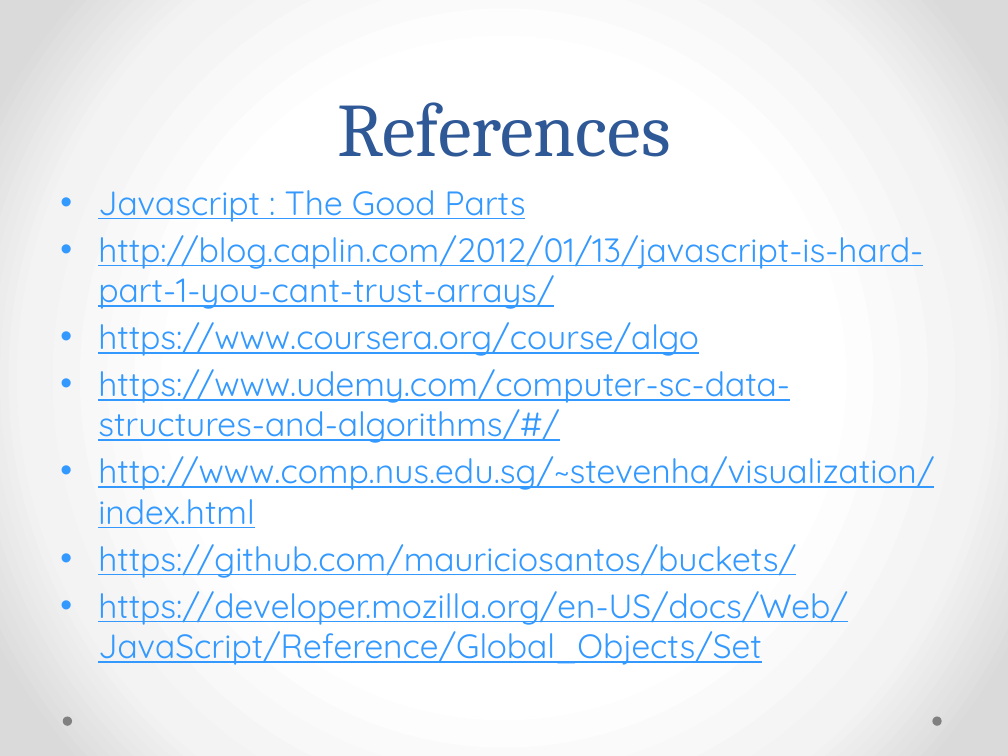
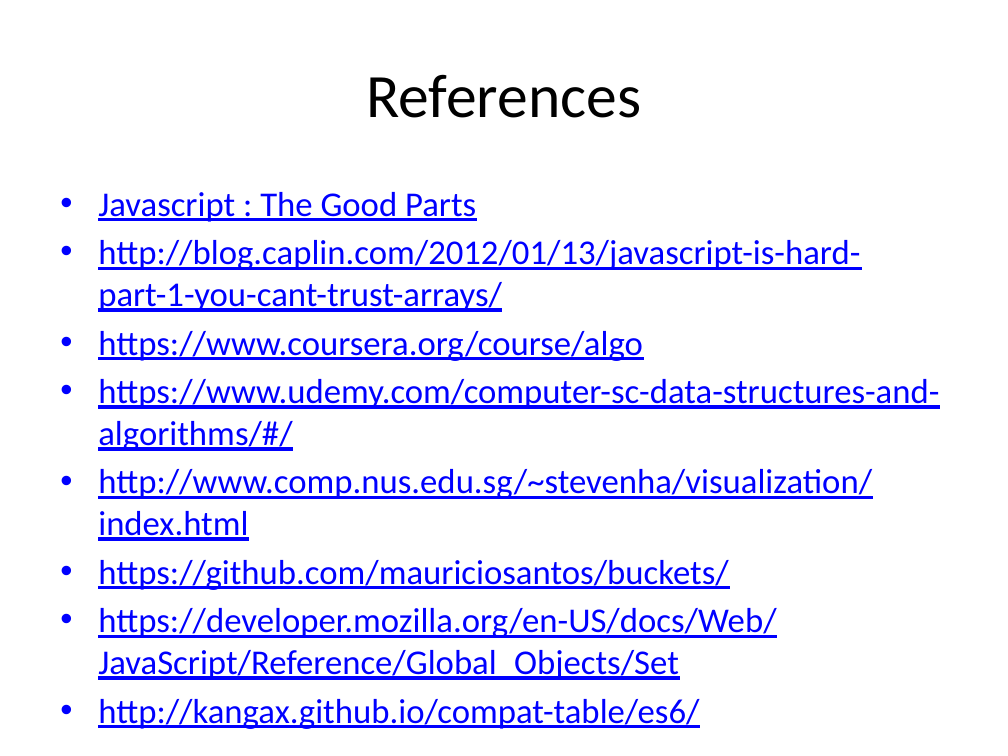
Before and after one commit to rajeshcs/jstalk, a slide deck: slide 22 of JavascriptDS.pptx (slide 21 before the commit). Drawn at 1008x756 pixels with LibreOffice and Linux fonts; fonts in the diff are those of the drawing. Boxes give left, top, right and bottom in pixels: in the first picture for what was removed or moved away, otherwise in the second. Text is boxed around its words. In the diff, an @@ line names an element or a change of style, - is before the commit and + after.

```diff
--- a/JavascriptDS.pptx
+++ b/JavascriptDS.pptx
@@ background gradient #FFFFFF to #F4F4F4 to #DADADA to #FFFFFF @@
@@ title "References": place and size @@
-title "References" at (337,102,670,157)
+title "References" at (366,74,641,118)
@@ title "References" at (366,74,641,118): size 54 to 44 pt, font Cambria to Calibri, text colour #2F5897 to #000000; line spacing 58pt to 1; vertical alignment bottom to middle @@
@@ text at (98,192,939,680): paragraph added @@
+• http://kangax.github.io/compat-table/es6/
@@ text at (98,192,939,680): size 24 to 24.8 pt, font Quicksand to Calibri, text colour #3399FF to #0000FF @@
@@ ellipse removed at (62,717,72,726) @@
@@ ellipse removed at (932,717,941,726) @@
```
Also in this commit, not shown: 20 other slides changed, 7 slides added.
